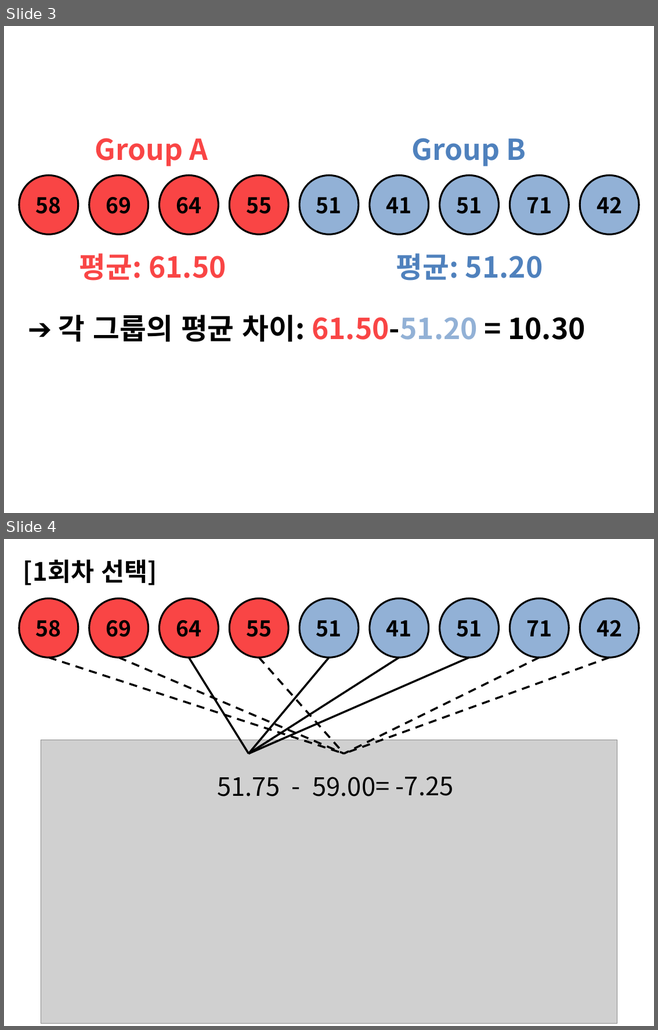
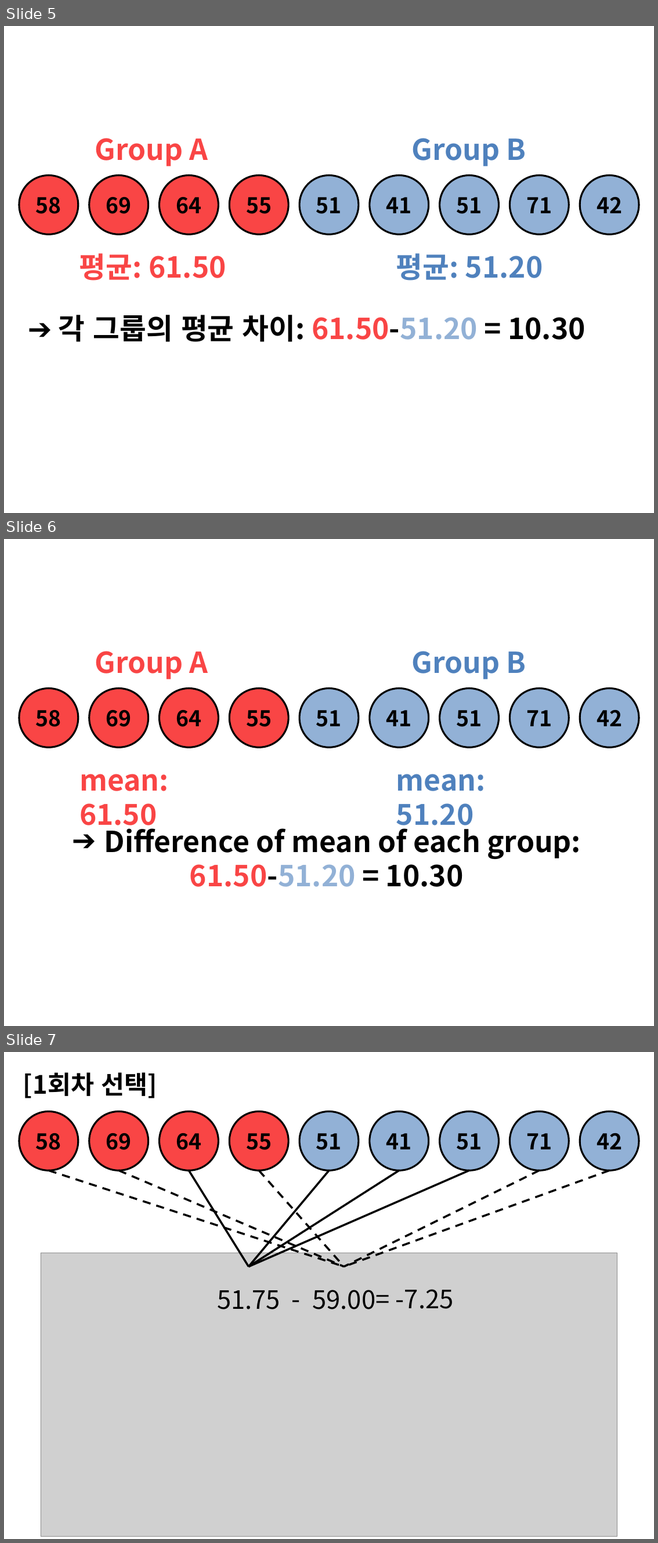
Before and after one commit to answeredbyablemind/answeredbyablemind.github.io, a slide deck: pics/2021-10-28-permutation_test/pics.pptx. Shown one above the other, each under a label of ours: slides 3 and 4 before the commit, slides 5, 6 and 7 after it. The pictures are 658x1030 and 658x1543 pixels, drawn with LibreOffice and Linux fonts; fonts in the diff are those of the drawing; grey boxes stand for pictures. Boxes give left, top, right and bottom in pixels: in the first picture for what was removed or moved away, otherwise in the second. Text is boxed around its words. In the diff, an @@ line names an element or a change of style, - is before the commit and + after.

```diff
--- a/pics/2021-10-28-permutation_test/pics.pptx
+++ b/pics/2021-10-28-permutation_test/pics.pptx
@@ slide 6 added at <box>4,539,654,1026</box>, background #FFFFFF @@
@@ text added at <box>94,651,208,679</box>, 32 pt, text #F94545, bold @@
+Group A
@@ text added at <box>411,651,526,679</box>, 32 pt, text #4F81BD, bold @@
+Group B
@@ ellipse added at <box>19,689,78,748</box>, fill #F94545, outline #000000 2 pt, 24 pt, text #000000, bold @@
+58
@@ ellipse added at <box>89,689,148,748</box>, fill #F94545, outline #000000 2 pt, 24 pt, text #000000, bold @@
+69
@@ ellipse added at <box>159,689,219,748</box>, fill #F94545, outline #000000 2 pt, 24 pt, text #000000, bold @@
+64
@@ ellipse added at <box>230,689,289,748</box>, fill #F94545, outline #000000 2 pt, 24 pt, text #000000, bold @@
+55
@@ ellipse added at <box>300,689,359,748</box>, fill #92B1D6, outline #000000 2 pt, 24 pt, text #000000, bold @@
+51
@@ ellipse added at <box>369,689,428,748</box>, fill #92B1D6, outline #000000 2 pt, 24 pt, text #000000, bold @@
+41
@@ ellipse added at <box>439,689,498,748</box>, fill #92B1D6, outline #000000 2 pt, 24 pt, text #000000, bold @@
+51
@@ ellipse added at <box>509,689,568,748</box>, fill #92B1D6, outline #000000 2 pt, 24 pt, text #000000, bold @@
+71
@@ ellipse added at <box>579,689,639,748</box>, fill #92B1D6, outline #000000 2 pt, 24 pt, text #000000, bold @@
+42
@@ text added at <box>79,774,169,832</box>, 32 pt, text #F94545, bold @@
+mean: 61.50
@@ text added at <box>396,774,485,832</box>, 32 pt, text #4F81BD, bold @@
+mean: 51.20
@@ text added at <box>104,823,581,887</box>, 32 pt, text #000000, bold @@
+➔ Difference of mean of each group:
+61.50-51.20 = 10.30
@@ what was slide 3 is now slide 5 @@
@@ what was slide 4 is now slide 7 @@
```
Also in this commit, not shown: 5 other slides added, 15 other files.
